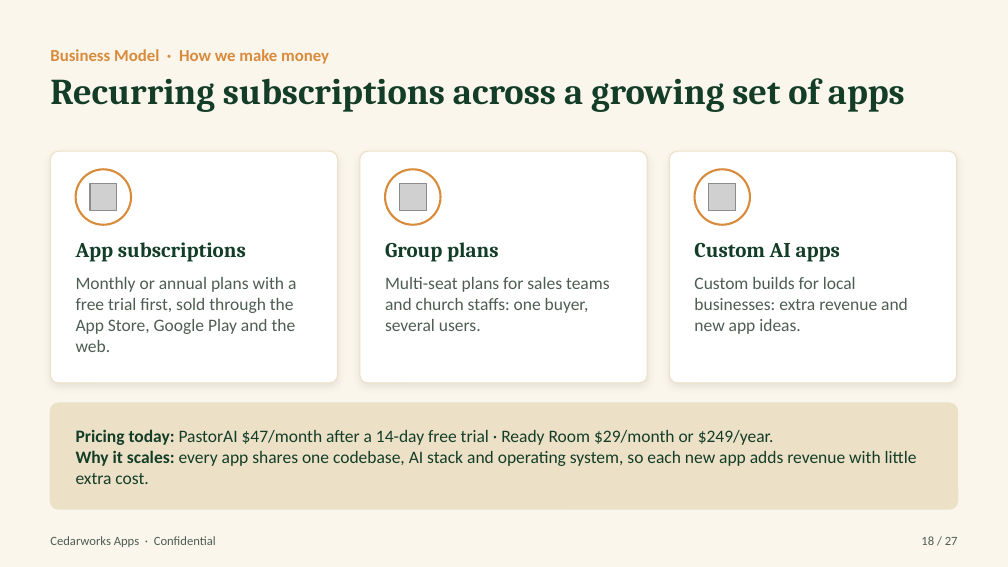
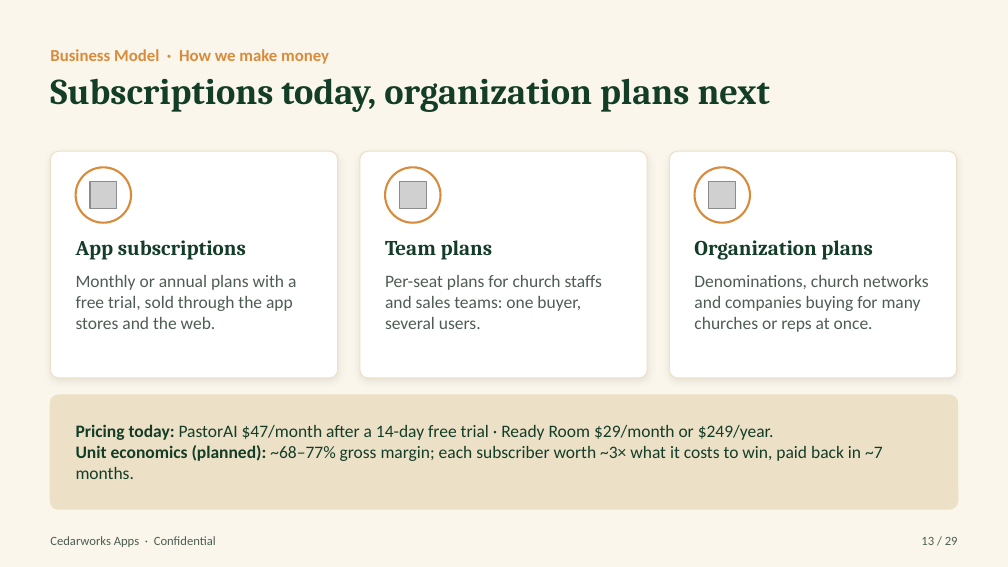
Before and after one commit to Pastorai1/Cedarworksapps, a slide deck: slide 13 of pitch-deck/Cedarworks-Apps-Pitch-Deck.pptx (slide 18 before the commit). Drawn at 1008x567 pixels with LibreOffice and Linux fonts; fonts in the diff are those of the drawing; grey boxes stand for pictures. Boxes give left, top, right and bottom in pixels: in the first picture for what was removed or moved away, otherwise in the second. Text is boxed around its words. In the diff, an @@ line names an element or a change of style, - is before the commit and + after.

```diff
--- a/pitch-deck/Cedarworks-Apps-Pitch-Deck.pptx
+++ b/pitch-deck/Cedarworks-Apps-Pitch-Deck.pptx
@@ text at (x1=50, y1=78, x2=770, y2=112): text changed @@
-Recurring subscriptions across a growing set of apps
+Subscriptions today, organization plans next
@@ rounded rectangle resized from (x1=50, y1=151, x2=338, y2=383) to (x1=50, y1=151, x2=338, y2=378) @@
@@ rounded rectangle resized from (x1=360, y1=151, x2=647, y2=383) to (x1=360, y1=151, x2=647, y2=378) @@
@@ rounded rectangle resized from (x1=669, y1=151, x2=957, y2=383) to (x1=669, y1=151, x2=957, y2=378) @@
@@ text at (x1=385, y1=240, x2=493, y2=260): text changed @@
-Group plans
+Team plans
@@ text at (x1=694, y1=240, x2=873, y2=260): text changed @@
-Custom AI apps
+Organization plans
@@ text at (x1=76, y1=275, x2=296, y2=329): text changed @@
-Monthly or annual plans with a free trial first, sold through the App Store, Google Play and the web.
+Monthly or annual plans with a free trial, sold through the app stores and the web.
@@ text at (x1=385, y1=275, x2=602, y2=329): text changed @@
-Multi-seat plans for sales teams and church staffs: one buyer, several users.
+Per-seat plans for church staffs and sales teams: one buyer, several users.
@@ text at (x1=694, y1=275, x2=929, y2=332): text changed @@
-Custom builds for local businesses: extra revenue and new app ideas.
+Denominations, church networks and companies buying for many churches or reps at once.
@@ proportions changed in 4 elements at (x1=50, y1=151, x2=338, y2=378), (x1=360, y1=151, x2=647, y2=378), (x1=669, y1=151, x2=957, y2=378), (x1=50, y1=395, x2=958, y2=509) @@
@@ rounded rectangle resized from (x1=50, y1=403, x2=958, y2=509) to (x1=50, y1=395, x2=958, y2=509) @@
@@ text at (x1=76, y1=445, x2=883, y2=479): text changed @@
-Why it scales: every app shares one codebase, AI stack and operating system, so each new app adds revenue with little extra cost.
+Unit economics (planned): ~68–77% gross margin; each subscriber worth ~3× what it costs to win, paid back in ~7 months.
@@ text at (x1=921, y1=537, x2=958, y2=545): text changed @@
-18 / 27
+13 / 29
```
Also in this commit, not shown: 23 other slides changed, 5 slides added, 3 slides removed, 4 other files.
